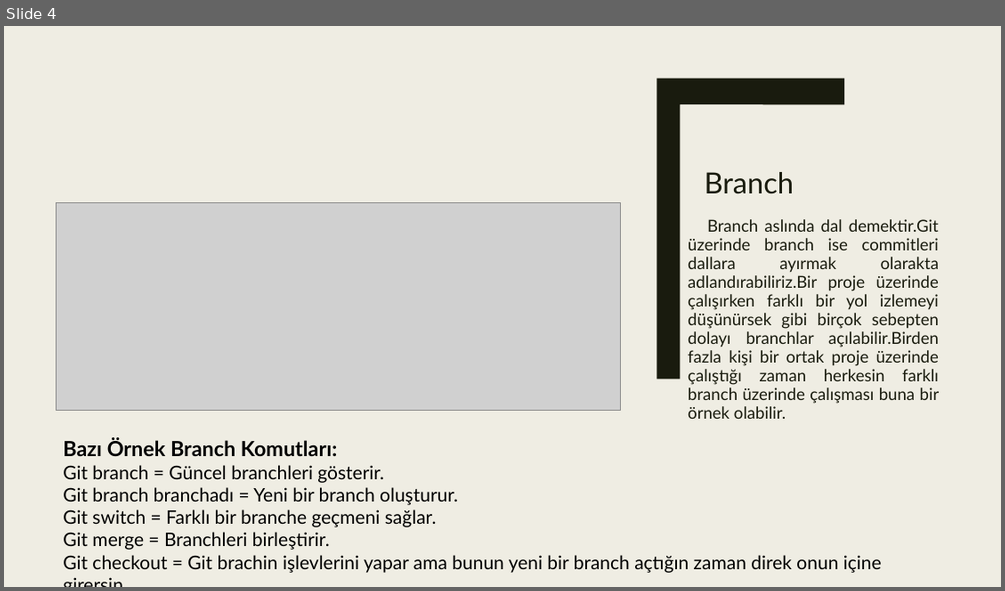
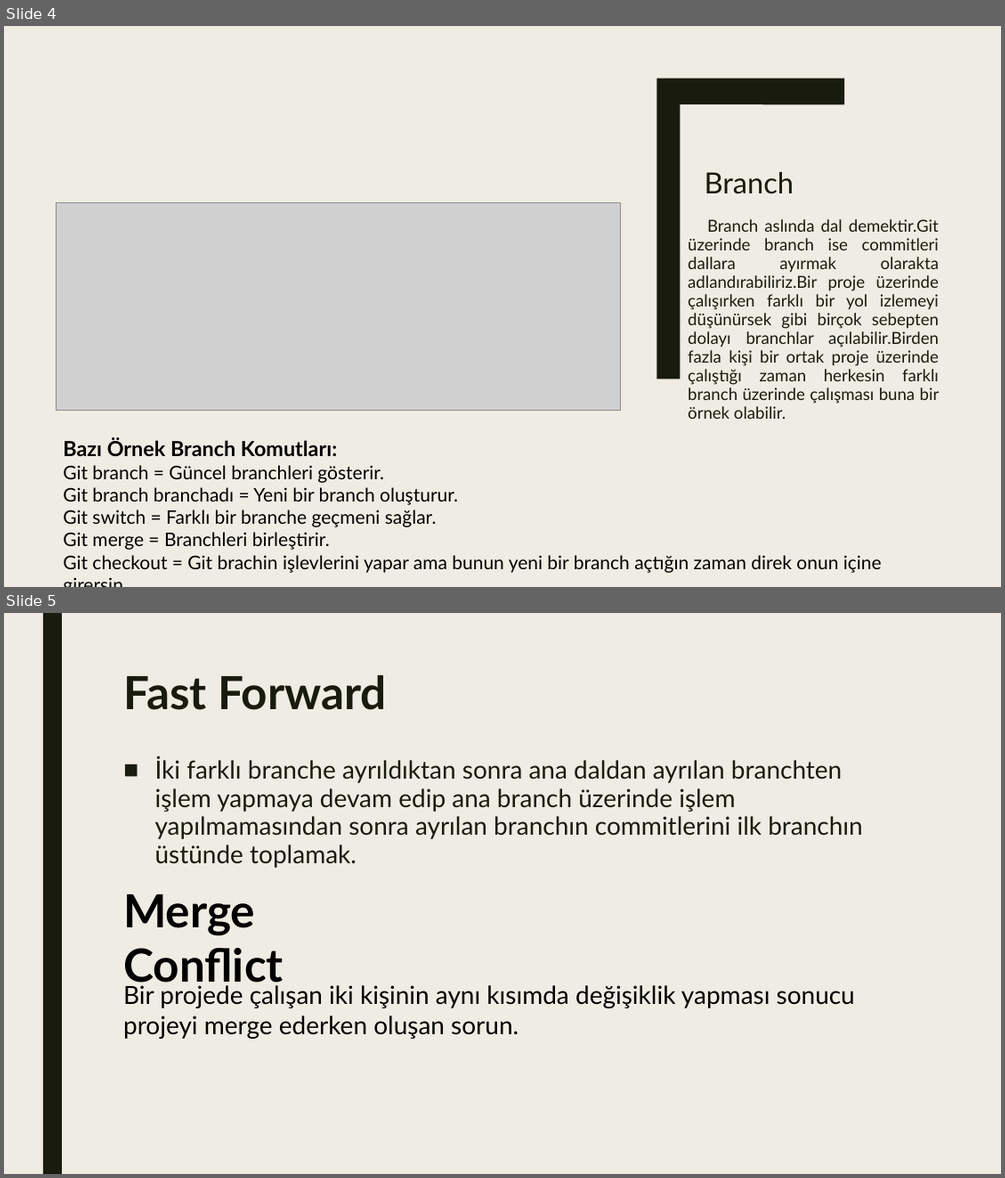
Before and after one commit to Berensr8/Git-Github, a slide deck: Gitsunum.pptx. Shown one above the other, each under a label of ours: slide 4 before the commit, slides 4 and 5 after it. The pictures are 1005x591 and 1005x1178 pixels, drawn with LibreOffice and Linux fonts; fonts in the diff are those of the drawing; grey boxes stand for pictures. Boxes give left, top, right and bottom in pixels: in the first picture for what was removed or moved away, otherwise in the second. Text is boxed around its words. In the diff, an @@ line names an element or a change of style, - is before the commit and + after.

```diff
--- a/Gitsunum.pptx
+++ b/Gitsunum.pptx
@@ slide 5 added at bbox=[4, 613, 1001, 1174], background #EFEDE3; not listed: 1 template element that a slide beside it also shows @@
@@ title added at bbox=[123, 675, 387, 710], 44 pt, text #191B0E, bold @@
+Fast Forward
@@ text added at bbox=[155, 757, 863, 839], 24 pt, text #191B0E @@
+■ İki farklı branche ayrıldıktan sonra ana daldan ayrılan branchten işlem yapmaya devam edip ana branch üzerinde işlem yapılmamasından sonra ayrılan branchın commitlerini ilk branchın üstünde toplamak.
@@ text added at bbox=[123, 894, 283, 990], 44 pt, text #000000, bold @@
+Merge Conflict
@@ text added at bbox=[123, 985, 855, 1038], 24 pt, text #000000 @@
+Bir projede çalışan iki kişinin aynı kısımda değişiklik yapması sonucu projeyi merge ederken oluşan sorun.
```
Also in this commit, not shown: 2 slides changed.
